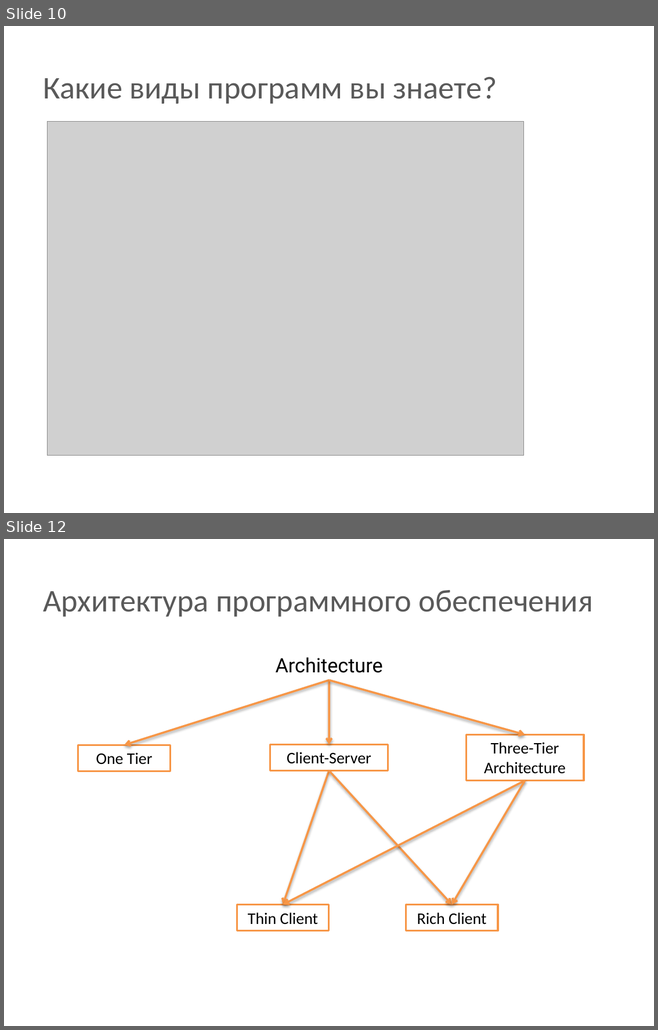
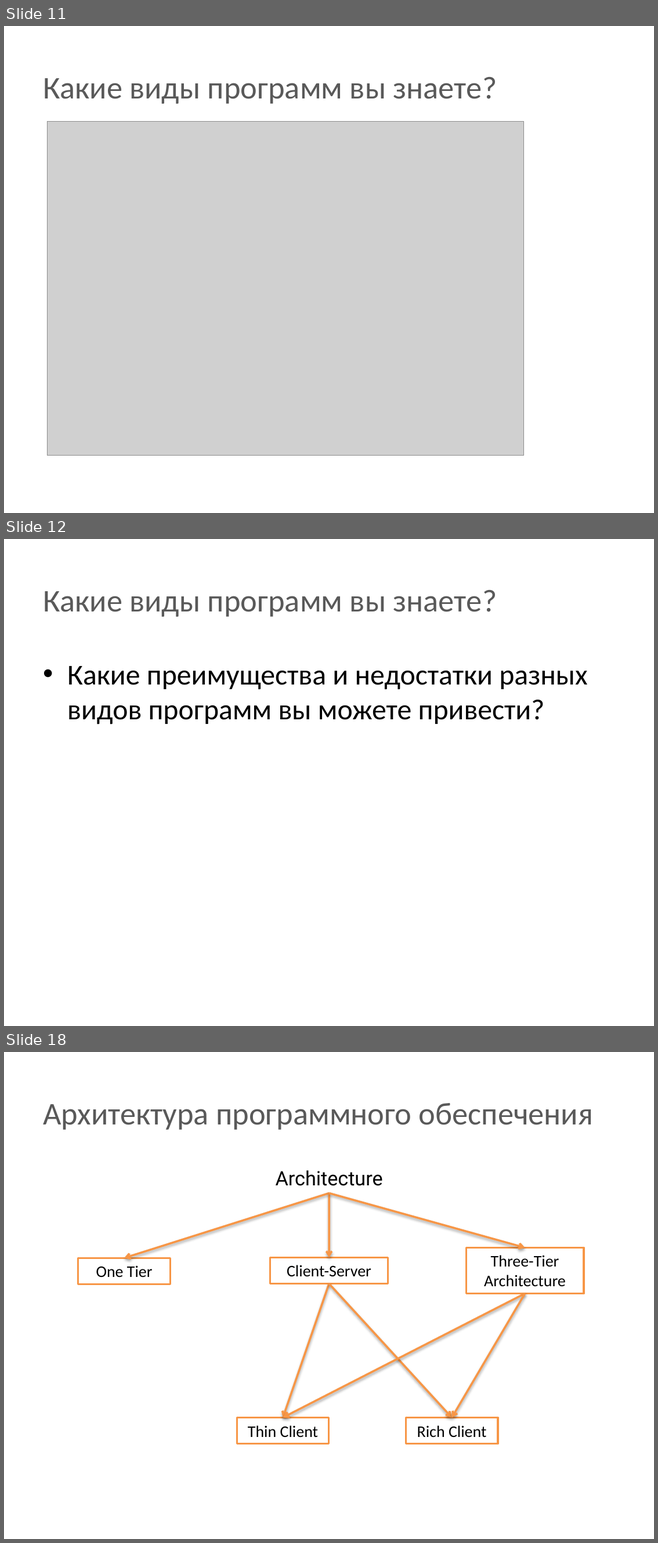
Before and after one commit to BigRacer/swtesting, a slide deck: 1.Introduction_part2/Introduction.pptx. Shown one above the other, each under a label of ours: slides 10 and 12 before the commit, slides 11, 12 and 18 after it; the slides between them are not shown. The pictures are 658x1030 and 658x1543 pixels, drawn with LibreOffice and Linux fonts; fonts in the diff are those of the drawing; grey boxes stand for pictures; background and template pictures are left out. Boxes give left, top, right and bottom in pixels: in the first picture for what was removed or moved away, otherwise in the second. Text is boxed around its words. In the diff, an @@ line names an element or a change of style, - is before the commit and + after.

```diff
--- a/1.Introduction_part2/Introduction.pptx
+++ b/1.Introduction_part2/Introduction.pptx
@@ slide 12 added at (4,539,654,1026), background picture (left out) @@
@@ text added at (43,590,497,617), 35 pt, text #595959 @@
+Какие виды программ вы знаете?
@@ text added at (67,666,587,725), 32 pt, text #000000 @@
+• Какие преимущества и недостатки разных видов программ вы можете привести?
@@ what was slide 10 is now slide 11 @@
@@ what was slide 12 is now slide 18 @@
```
Also in this commit, not shown: 8 slides changed, 4 other slides added, 2 other files.
